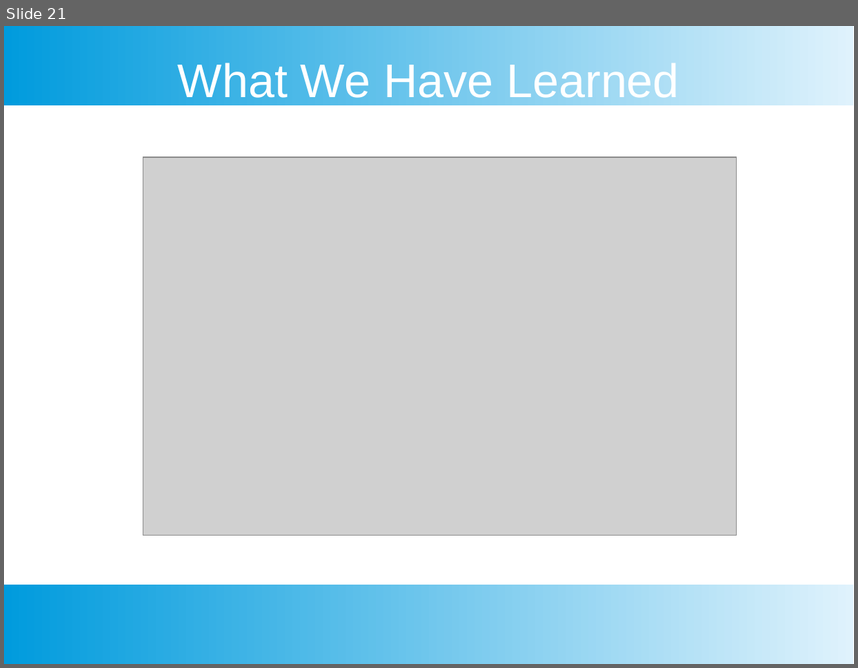
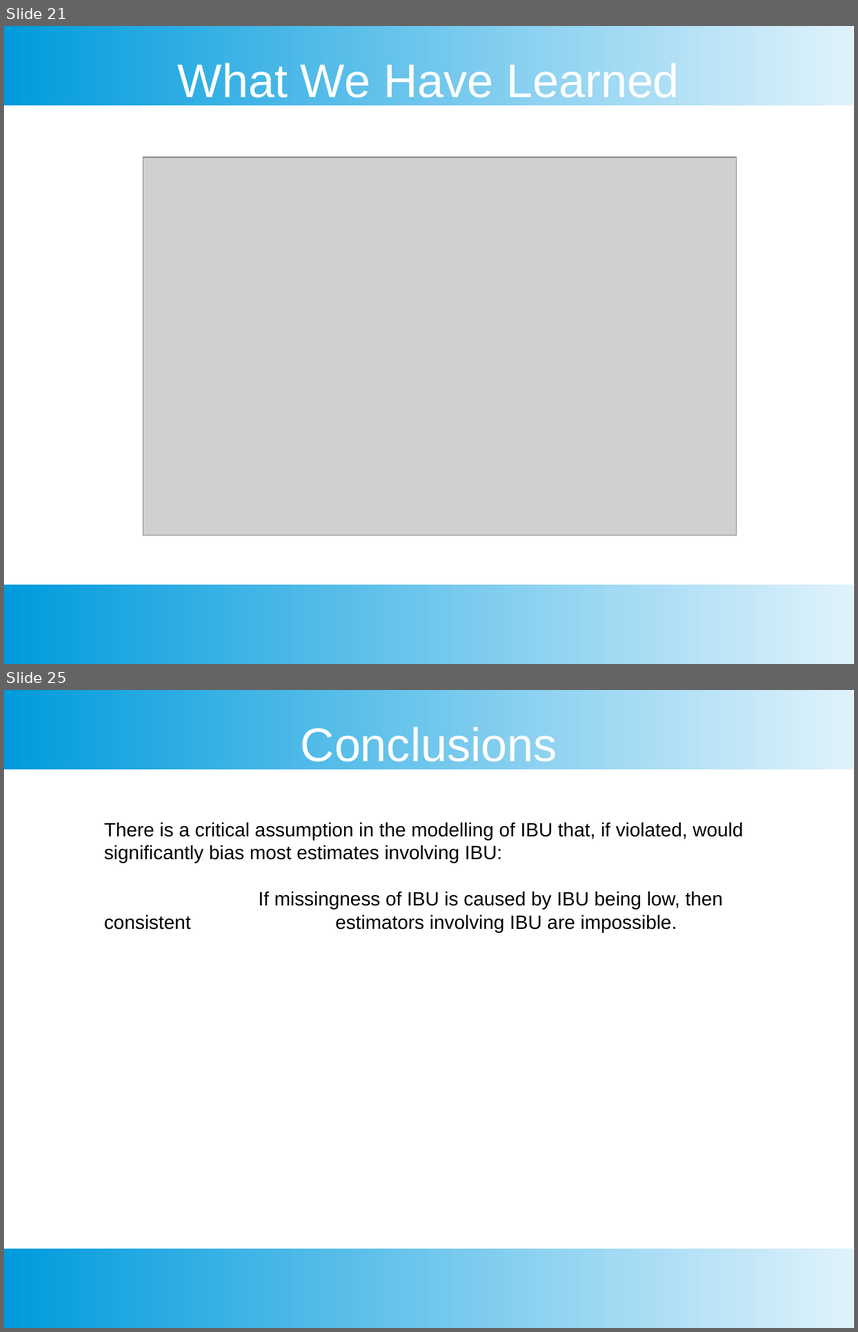
Before and after one commit to sjmiller8182/BeerAnalysis, a slide deck: Thompson_Kevin_Presentation.pptx. Shown one above the other, each under a label of ours: slide 21 before the commit, slides 21 and 25 after it; the slides between them are not shown. The pictures are 858x668 and 858x1332 pixels, drawn with LibreOffice and Linux fonts; fonts in the diff are those of the drawing; grey boxes stand for pictures. Boxes give left, top, right and bottom in pixels: in the first picture for what was removed or moved away, otherwise in the second. Text is boxed around its words. In the diff, an @@ line names an element or a change of style, - is before the commit and + after.

```diff
--- a/Thompson_Kevin_Presentation.pptx
+++ b/Thompson_Kevin_Presentation.pptx
@@ slide 25 added at [4, 690, 854, 1328], background #FFFFFF; not listed: 2 template elements that a slide beside it also shows @@
@@ text added at [301, 723, 557, 769], 44 pt, text #FFFFFF @@
+Conclusions
@@ text added at [104, 822, 743, 932], 18 pt, text #000000 @@
+There is a critical assumption in the modelling of IBU that, if violated, would significantly bias most estimates involving IBU:
+If missingness of IBU is caused by IBU being low, then consistent estimators involving IBU are impossible.
```
Also in this commit, not shown: 7 slides changed, 6 other slides added, 2 slides removed, 2 other files.
